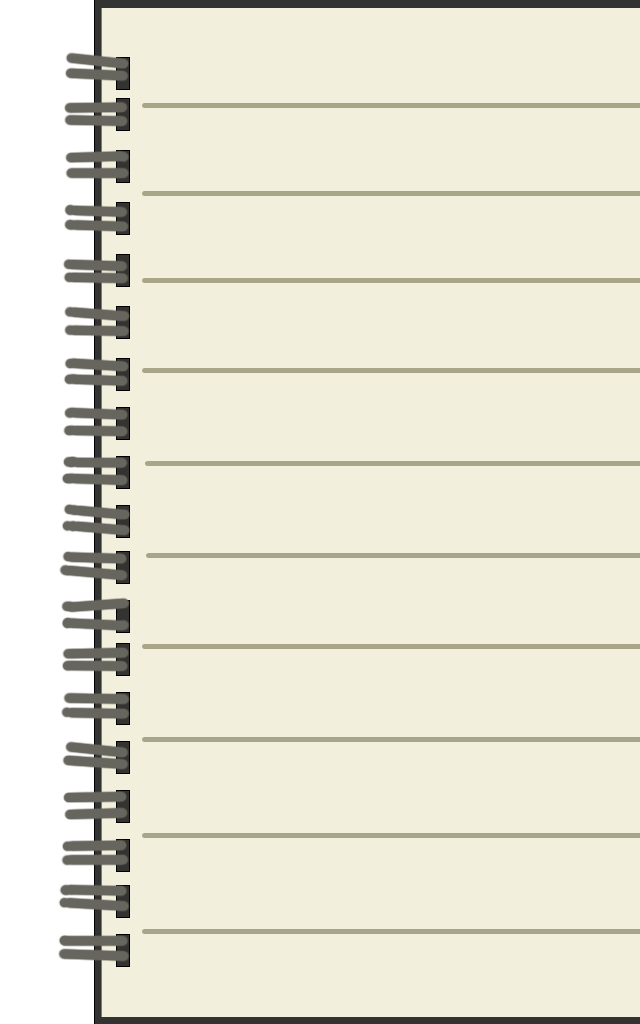
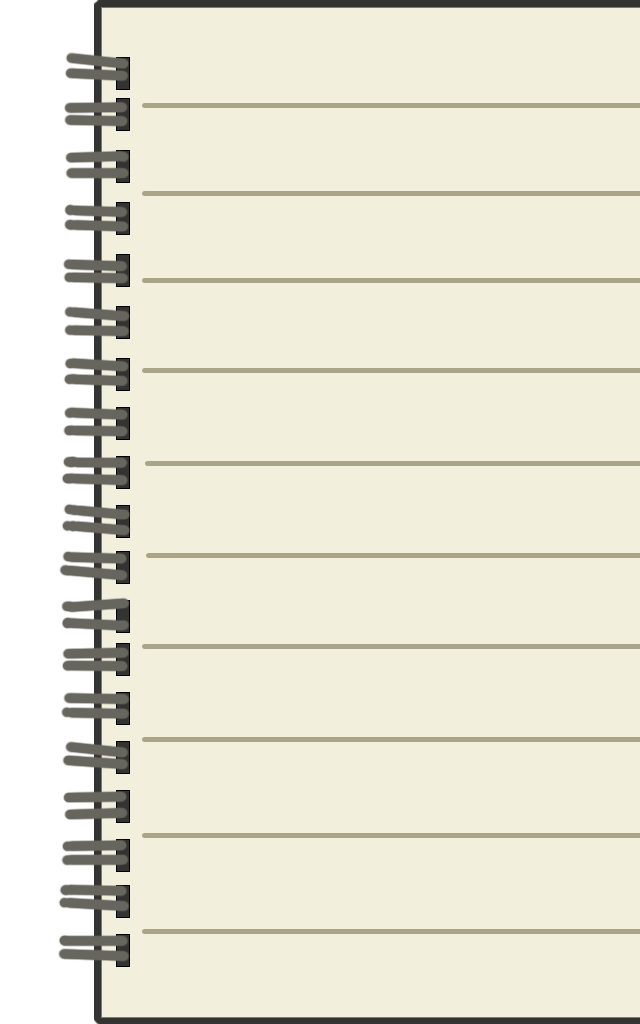
Layer changes from the first 640x1024 image to the second:
painted on "Shape 2 copy" over [101, 7, 640, 8]
painted on "Shape 2" over [101, 1017, 640, 1018]
painted on "Shape 1" over [94, 0, 100, 1024]
